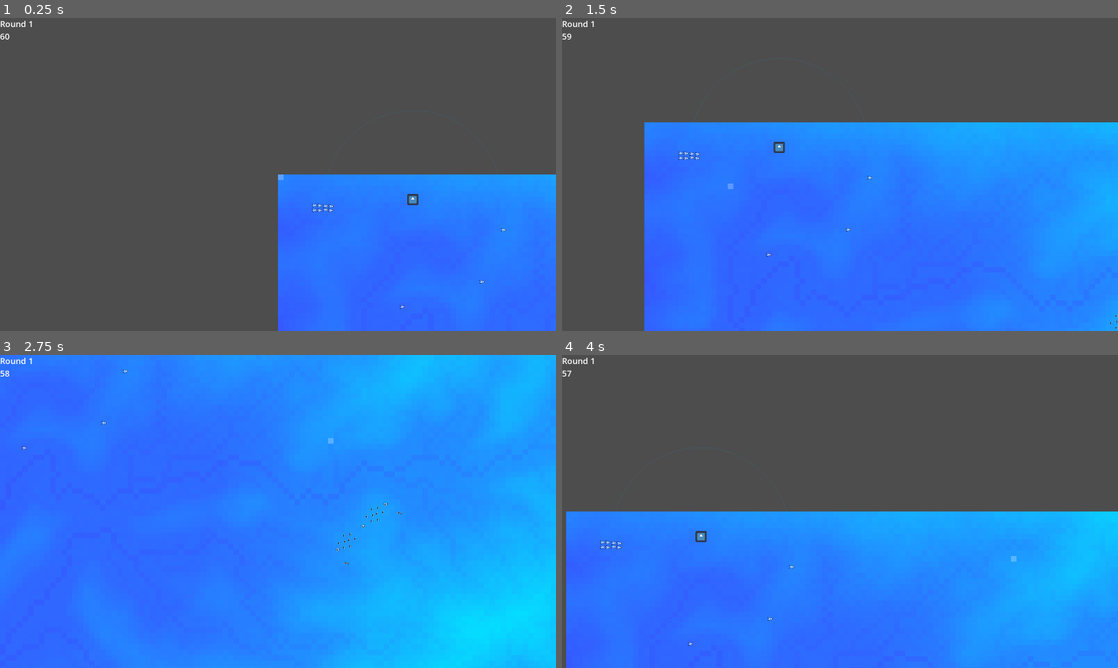
Above: before the commit, frames 1-4 (two rows, left to right).
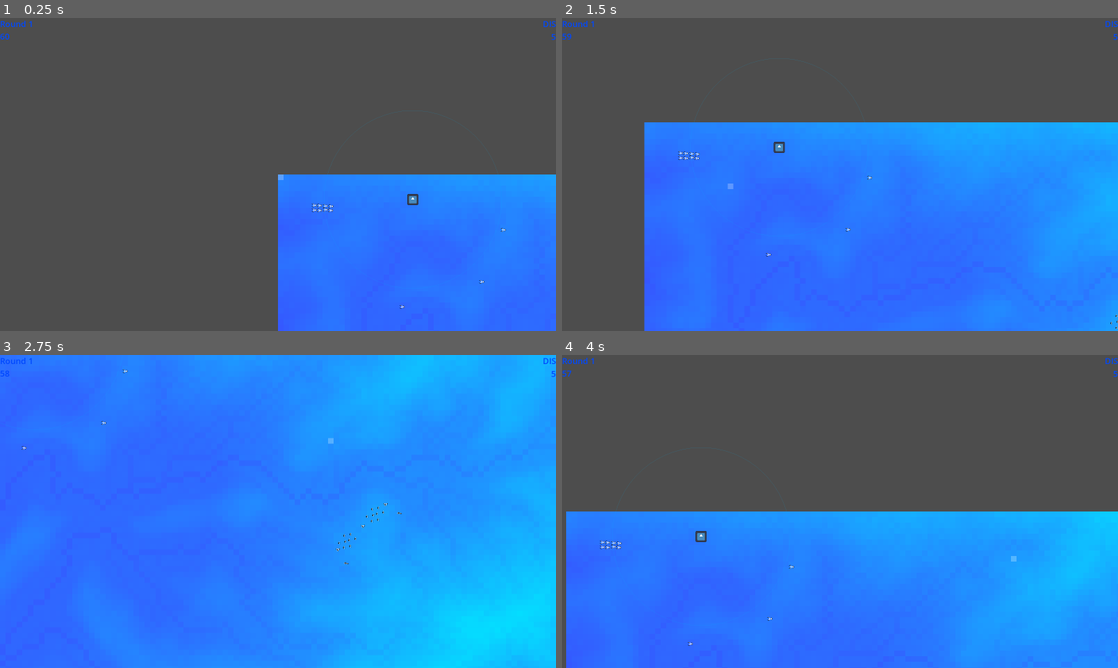
Above: after the commit, the same moments.

Repository: ethan555/terrain-game
Game: Godot game, scene res://Levels/level.tscn
The game is run twice, just before and just after one commit, with the same random seed, the same clock (stepped at 60 frames per second) and the same inputs. The engine's default icon, where the game draws it, is replaced by a stand-in: a white triangle on a blue panel in a dark square.
Inputs (mouse positions are in pixels of both pictures, inside the frame that each line leads up to):
- Up to frame 1 (0.25 s): no input
- Up to frame 2 (1.5 s): tap Enter at 0.5 s; move the mouse to (973, 199) at 0.52 s; hold D (right) 0.53-1.28 s; hold R (spawn_unit_0) 0.53-1.28 s; click (973, 199) at 0.67 s; tap T (spawn_unit_1) at 0.8, 1.35 s; move the mouse to (728, 190) at 1.27 s; hold S (down) from 1.28 s (still down); click (728, 190) at 1.42 s
- Up to frame 3 (2.75 s): tap F (spawn_unit_2) at 1.55 s; move the mouse to (333, 442) at 2.02 s; release S (down) at 2.03 s; hold D (right) from 2.03 s (still down); hold F (spawn_unit_2) from 2.03 s (still down); click (333, 442) at 2.17 s; tap G (spawn_unit_3) at 2.3 s
- Up to frame 4 (4 s): move the mouse to (812, 574) at 2.77 s; release D (right) at 2.78 s; release F (spawn_unit_2) at 2.78 s; hold W (up) 2.78-3.53 s; tap G (spawn_unit_3) at 2.85 s; click (812, 574) at 2.92 s; tap V (spawn_unit_4) at 3.05 s; move the mouse to (1006, 558) at 3.52 s; hold A (left) from 3.53 s (still down); hold V (spawn_unit_4) from 3.53 s (still down); click (1006, 558) at 3.67 s; tap B (spawn_unit_5) at 3.8 s

The runs differ from the first frame. In frame 1, 0.1% of the frame differs, in the area x 0-100%, y 0-8%; in frame 2, 0.1%; in frame 3, 0.1%; in frame 4, 0.1%.

Commit message:
Player faction resources, cost, ui

Diff:
--- a/Buildings/BuildAction.gd
+++ b/Buildings/BuildAction.gd
@@ -4,5 +4,10 @@
 @export var cost := 0
 @export var icon : Texture2D
 
-func check(controller: Controller):
+@export var spawn_area : PackedScene
+
+func check(controller: Controller, faction: Faction):
     pass
+
+func attempt(controller: Controller, faction: Faction):
+    return controller.attempt_cost(cost, faction)
--- a/Buildings/Mech/factory.tscn
+++ b/Buildings/Mech/factory.tscn
@@ -1,10 +1,39 @@
-[gd_scene load_steps=8 format=3 uid="uid://ctnx3asmiv0xs"]
+[gd_scene load_steps=17 format=3 uid="uid://ctnx3asmiv0xs"]
 
 [ext_resource type="PackedScene" uid="uid://baaccbp77y6p8" path="res://Buildings/building.tscn" id="1_2ywug"]
+[ext_resource type="Texture2D" uid="uid://dedlg4gomgelg" path="res://Assets/Units/infantry/infantry_body.png" id="2_71838"]
 [ext_resource type="PackedScene" uid="uid://dx835s7g2fh6" path="res://Buildings/SpawnAreas/spawn_infantry.tscn" id="2_bw6nq"]
 [ext_resource type="PackedScene" uid="uid://dahmf2tr3o5bo" path="res://Buildings/SpawnAreas/spawn_cannon.tscn" id="3_ek5cb"]
+[ext_resource type="Script" path="res://Buildings/BuildAction.gd" id="3_op7l0"]
 [ext_resource type="PackedScene" uid="uid://c5l5btoolddsr" path="res://Buildings/SpawnAreas/spawn_railgunner.tscn" id="4_6x1nf"]
+[ext_resource type="Texture2D" uid="uid://b1iyucpgugrr2" path="res://Assets/Units/cannon/cannon_body.png" id="5_0qibv"]
 [ext_resource type="PackedScene" uid="uid://i0u0a630t1in" path="res://Buildings/SpawnAreas/spawn_officer.tscn" id="5_sd2k4"]
+[ext_resource type="Texture2D" uid="uid://dfmkk5126307s" path="res://Assets/Units/railgunner/railgunner_body.png" id="7_ncm5f"]
+[ext_resource type="Texture2D" uid="uid://sasnloj315gu" path="res://Assets/Units/officer/officer_body.png" id="9_fdg13"]
+
+[sub_resource type="Resource" id="Resource_ah453"]
+script = ExtResource("3_op7l0")
+cost = 2
+icon = ExtResource("2_71838")
+spawn_area = ExtResource("2_bw6nq")
+
+[sub_resource type="Resource" id="Resource_w7r84"]
+script = ExtResource("3_op7l0")
+cost = 2
+icon = ExtResource("5_0qibv")
+spawn_area = ExtResource("3_ek5cb")
+
+[sub_resource type="Resource" id="Resource_pi1ud"]
+script = ExtResource("3_op7l0")
+cost = 3
+icon = ExtResource("7_ncm5f")
+spawn_area = ExtResource("4_6x1nf")
+
+[sub_resource type="Resource" id="Resource_ml1q6"]
+script = ExtResource("3_op7l0")
+cost = 2
+icon = ExtResource("9_fdg13")
+spawn_area = ExtResource("5_sd2k4")
 
 [sub_resource type="CircleShape2D" id="CircleShape2D_o5cxf"]
 radius = 16.0
@@ -13,6 +42,7 @@
 size = Vector2(32, 32)
 
 [node name="Factory" instance=ExtResource("1_2ywug")]
+build_actions = Array[ExtResource("3_op7l0")]([SubResource("Resource_ah453"), SubResource("Resource_w7r84"), SubResource("Resource_pi1ud"), SubResource("Resource_ml1q6")])
 spawn_areas = Array[PackedScene]([ExtResource("2_bw6nq"), ExtResource("3_ek5cb"), ExtResource("4_6x1nf"), ExtResource("5_sd2k4")])
 spawn_radius = 256.0
 
--- /dev/null
+++ b/Buildings/SpawnAreas/spawn_factory.tscn
@@ -0,0 +1,23 @@
+[gd_scene load_steps=6 format=3 uid="uid://i7vo7t75bwx5"]
+
+[ext_resource type="PackedScene" uid="uid://tcynejlyen4i" path="res://Buildings/spawn_area.tscn" id="1_1t2ja"]
+[ext_resource type="PackedScene" uid="uid://ctnx3asmiv0xs" path="res://Buildings/Mech/factory.tscn" id="2_q078i"]
+[ext_resource type="Texture2D" uid="uid://jj42gpdwgqs8" path="res://icon.svg" id="3_6o5ha"]
+
+[sub_resource type="RectangleShape2D" id="RectangleShape2D_5w3c3"]
+resource_local_to_scene = true
+
+[sub_resource type="RectangleShape2D" id="RectangleShape2D_iv3ts"]
+resource_local_to_scene = true
+
+[node name="SpawnInfantry" instance=ExtResource("1_1t2ja")]
+charges = 1
+unit_scene = ExtResource("2_q078i")
+unit_texture = ExtResource("3_6o5ha")
+unit_scale = 2
+
+[node name="CollisionShape2D" parent="Area2D" index="0"]
+shape = SubResource("RectangleShape2D_5w3c3")
+
+[node name="CollisionShape2D" parent="SelectBox" index="1"]
+shape = SubResource("RectangleShape2D_iv3ts")
--- a/Buildings/SpawnAreas/spawn_infantry.tscn
+++ b/Buildings/SpawnAreas/spawn_infantry.tscn
@@ -10,7 +10,7 @@
 
 [node name="SpawnInfantry" instance=ExtResource("1_egpen")]
 unit_rows = 2
-unit_columns = 4
+unit_columns = 2
 
 [node name="CollisionShape2D" parent="Area2D" index="0"]
 shape = SubResource("RectangleShape2D_5w3c3")
--- /dev/null
+++ b/Buildings/SpawnAreas/spawn_levtank.tscn
@@ -0,0 +1,23 @@
+[gd_scene load_steps=6 format=3 uid="uid://bxy7srwvrofs8"]
+
+[ext_resource type="PackedScene" uid="uid://tcynejlyen4i" path="res://Buildings/spawn_area.tscn" id="1_7cffh"]
+[ext_resource type="PackedScene" uid="uid://dl7w4uuif7bsv" path="res://Units/Mech/levtank.tscn" id="2_56m8j"]
+[ext_resource type="Texture2D" uid="uid://8x65l7nwj2pi" path="res://Assets/Units/levtank/levtank_body.png" id="3_0tj6n"]
+
+[sub_resource type="RectangleShape2D" id="RectangleShape2D_5w3c3"]
+resource_local_to_scene = true
+
+[sub_resource type="RectangleShape2D" id="RectangleShape2D_iv3ts"]
+resource_local_to_scene = true
+
+[node name="SpawnInfantry" instance=ExtResource("1_7cffh")]
+unit_rows = 2
+unit_columns = 2
+unit_scene = ExtResource("2_56m8j")
+unit_texture = ExtResource("3_0tj6n")
+
+[node name="CollisionShape2D" parent="Area2D" index="0"]
+shape = SubResource("RectangleShape2D_5w3c3")
+
+[node name="CollisionShape2D" parent="SelectBox" index="1"]
+shape = SubResource("RectangleShape2D_iv3ts")
--- a/Buildings/building.gd
+++ b/Buildings/building.gd
@@ -75,8 +75,12 @@
     controller.set_selected(inst, false, true)
 
 func add_spawning_area(index: int):
-    if index >= len(spawn_areas):
+    if index >= len(build_actions):
         return
+    var action := build_actions[index]
+    if not action.attempt(controller, faction):
+        return
+    # Successfully paid
     create_spawn_area(index)
 
 func _on_select_click():
--- /dev/null
+++ b/Control/ControlLabelSettings.tres
@@ -0,0 +1,8 @@
+[gd_resource type="LabelSettings" load_steps=2 format=3 uid="uid://c3wodmvh706v8"]
+
+[ext_resource type="SystemFont" uid="uid://b2s55y78f8077" path="res://Terrain/terrain.tres" id="1_cjge4"]
+
+[resource]
+resource_local_to_scene = true
+font = ExtResource("1_cjge4")
+font_size = 24
--- a/Control/Controller.gd
+++ b/Control/Controller.gd
@@ -16,13 +16,14 @@
     State.Destroying: -1.0
 }
 
-@onready var ui := get_node("/root/Level/UI")
+@onready var ui : UI = get_node("/root/Level/UI")
 @onready var timer : Timer = $Timer
 
 var current_state = State.Building
 
 # var energy := 3
-var starting_faction_resources : Array[FactionResources]
+@export var starting_faction_resources : Array[FactionResources]
+var player_faction : String
 var faction_resources : Dictionary = {}
 
 var selected_stack : Array[Node2D] = []
@@ -32,8 +33,11 @@
 signal terrain_click
 
 func init_faction_resources():
+    # Player will be the first faction
+    player_faction = starting_faction_resources[0].faction.faction_name
     for sfr in starting_faction_resources:
-        faction_resources[sfr.faction.name] = sfr
+        faction_resources[sfr.faction.faction_name] = sfr
+    ui.init_player_faction(faction_resources[player_faction])
 
 func _ready():
     timer.connect("timeout", round_timeout)
@@ -51,7 +55,8 @@
             current_state = State.Play
             var spawning_round : bool = round_counter % 3 == 0
             next_round_signal.emit(round_counter, spawning_round)
-            ui.get_node("RoundLabel").text = "Round " + str(round_counter + 1)
+            ui.update_round_label(round_counter + 1)
+            # ui.get_node("RoundLabel").text = "Round " + str(round_counter + 1)
             round_counter += 1
     timer.start(round_timeouts[current_state])
 
@@ -118,6 +123,24 @@
     else:
         terrain_click.emit()
 
+## Attempt to pay the cost of an action from the `faction`.
+## If successful, the `cost` is paid and return `true`
+## If unsuccessful, the `cost` is not paid, and return `false`
+func attempt_cost(cost, faction: Faction) -> bool:
+    if faction.faction_name not in faction_resources:
+        push_error("Invalid faction: " + faction.faction_name)
+        return false
+    # If faction can afford, pay the cost
+    var faction_resource : FactionResources = faction_resources[faction.faction_name]
+    if faction_resource.energy >= cost:
+        faction_resource.energy -= cost
+        # faction_resources[faction.faction_name] -= cost
+        if faction.faction_name == player_faction:
+            ui.update_player_faction(faction_resource)
+            # ui.update_player_faction(faction_resources[faction.faction_name])
+        return true
+    return false
+
 func _input(event):
     if event.is_action_pressed("end_turn"):
         if current_state == State.Building:
@@ -143,7 +166,8 @@
             build(delta)
         State.Destroying:
             pass
-    ui.get_node("ControlTimer").text = str(ceil(timer.time_left))
+    # ui.get_node("ControlTimer").text = str(ceil(timer.time_left))
+    ui.update_control_timer(ceil(timer.time_left))
 
 func play(delta):
     pass
--- /dev/null
+++ b/Control/Factions/dis_faction.tres
@@ -0,0 +1,10 @@
+[gd_resource type="Resource" script_class="Faction" load_steps=2 format=3 uid="uid://cuvur75tq2w05"]
+
+[ext_resource type="Script" path="res://Units/Faction.gd" id="1_tlstf"]
+
+[resource]
+script = ExtResource("1_tlstf")
+id = 0
+faction_name = "DIS"
+color = Color(0, 0.282353, 1, 1)
+allies = Array[String]([])
--- /dev/null
+++ b/Control/Factions/seekers_faction.tres
@@ -0,0 +1,10 @@
+[gd_resource type="Resource" script_class="Faction" load_steps=2 format=3 uid="uid://dfkwra04u4qfv"]
+
+[ext_resource type="Script" path="res://Units/Faction.gd" id="1_lv86d"]
+
+[resource]
+script = ExtResource("1_lv86d")
+id = 1
+faction_name = "Seekers"
+color = Color(1, 0, 0, 1)
+allies = Array[String]([])
--- /dev/null
+++ b/Control/UI.gd
@@ -0,0 +1,26 @@
+class_name UI
+extends CanvasLayer
+
+@onready var control_timer : Label = $ControlTimer
+@onready var round_label : Label = $RoundLabel
+
+@onready var player_faction_name : Label = $PlayerFactionName
+@onready var player_faction_resources : Label = $PlayerFactionResources
+
+func init_player_faction(resources: FactionResources):
+    player_faction_name.text = resources.faction.faction_name
+    player_faction_name.label_settings.font_color = resources.faction.color
+
+    player_faction_resources.text = str(resources.energy)
+    player_faction_resources.label_settings.font_color = resources.faction.color
+
+func update_control_timer(control_time: float):
+    control_timer.text = str(control_time)
+
+func update_round_label(round_counter: int):
+    round_label.text = "Round " + str(round_counter)
+
+func update_player_faction(resources: FactionResources):
+    player_faction_name.text = resources.faction.faction_name
+
+    player_faction_resources.text = str(resources.energy)
--- a/Control/ui.tscn
+++ b/Control/ui.tscn
@@ -1,26 +1,37 @@
-[gd_scene load_steps=4 format=3 uid="uid://bjvh7sb02ldwp"]
+[gd_scene load_steps=3 format=3 uid="uid://bjvh7sb02ldwp"]
 
-[ext_resource type="SystemFont" uid="uid://b2s55y78f8077" path="res://Terrain/terrain.tres" id="1_d4nmv"]
-
-[sub_resource type="LabelSettings" id="LabelSettings_h5ti1"]
-font = ExtResource("1_d4nmv")
-font_size = 24
-
-[sub_resource type="LabelSettings" id="LabelSettings_xyy50"]
-font = ExtResource("1_d4nmv")
-font_size = 24
+[ext_resource type="Script" path="res://Control/UI.gd" id="1_rgglh"]
+[ext_resource type="LabelSettings" uid="uid://c3wodmvh706v8" path="res://Control/ControlLabelSettings.tres" id="3_leosx"]
 
 [node name="UI" type="CanvasLayer"]
+script = ExtResource("1_rgglh")
 
 [node name="ControlTimer" type="Label" parent="."]
 offset_top = 36.0
 offset_right = 27.0
 offset_bottom = 75.0
 text = "0"
-label_settings = SubResource("LabelSettings_h5ti1")
+label_settings = ExtResource("3_leosx")
 
 [node name="RoundLabel" type="Label" parent="."]
 offset_right = 40.0
 offset_bottom = 23.0
 text = "Round 1"
-label_settings = SubResource("LabelSettings_xyy50")
+label_settings = ExtResource("3_leosx")
+
+[node name="PlayerFactionName" type="Label" parent="."]
+offset_left = 1515.0
+offset_right = 1600.0
+offset_bottom = 37.0
+text = "Faction"
+label_settings = ExtResource("3_leosx")
+horizontal_alignment = 2
+
+[node name="PlayerFactionResources" type="Label" parent="."]
+offset_left = 1526.0
+offset_top = 37.0
+offset_right = 1600.0
+offset_bottom = 74.0
+text = "0"
+label_settings = ExtResource("3_leosx")
+horizontal_alignment = 2
--- a/Levels/level.tscn
+++ b/Levels/level.tscn
@@ -7,10 +7,23 @@
 [ext_resource type="Script" path="res://Units/Faction.gd" id="4_6bcgg"]
 [ext_resource type="PackedScene" uid="uid://dl7w4uuif7bsv" path="res://Units/Mech/levtank.tscn" id="4_6ybn6"]
 [ext_resource type="PackedScene" uid="uid://bllpl8v71bihn" path="res://Control/wall.tscn" id="4_oe0rq"]
+[ext_resource type="Resource" uid="uid://cuvur75tq2w05" path="res://Control/Factions/dis_faction.tres" id="5_rf428"]
+[ext_resource type="Resource" uid="uid://dfkwra04u4qfv" path="res://Control/Factions/seekers_faction.tres" id="6_uvyhj"]
+[ext_resource type="Script" path="res://Control/FactionResources.gd" id="7_b0x2f"]
 [ext_resource type="PackedScene" uid="uid://ctnx3asmiv0xs" path="res://Buildings/Mech/factory.tscn" id="9_gi1d6"]
 [ext_resource type="PackedScene" uid="uid://bblffax8bb1uc" path="res://Units/Mech/infantry.tscn" id="9_x37bf"]
 [ext_resource type="PackedScene" uid="uid://va1d0lu63qbu" path="res://Units/Mech/cannon.tscn" id="10_ahnt5"]
 [ext_resource type="PackedScene" uid="uid://bwe0xla2snj4f" path="res://Units/Mech/railgunner.tscn" id="11_cmdd2"]
+
+[sub_resource type="Resource" id="Resource_tjun6"]
+script = ExtResource("7_b0x2f")
+faction = ExtResource("5_rf428")
+energy = 5
+
+[sub_resource type="Resource" id="Resource_4ui41"]
+script = ExtResource("7_b0x2f")
+faction = ExtResource("6_uvyhj")
+energy = 5
 
 [sub_resource type="Resource" id="Resource_fya7a"]
 script = ExtResource("4_6bcgg")
@@ -35,6 +48,8 @@
 [node name="UI" parent="." instance=ExtResource("3_lsrbq")]
 
 [node name="Controller" parent="." instance=ExtResource("3_km70m")]
+factions = Array[ExtResource("4_6bcgg")]([ExtResource("5_rf428"), ExtResource("6_uvyhj")])
+starting_faction_resources = Array[ExtResource("7_b0x2f")]([SubResource("Resource_tjun6"), SubResource("Resource_4ui41")])
 
 [node name="Wall" parent="." instance=ExtResource("4_oe0rq")]
 position = Vector2(-10, 2048)
--- a/Units/Mech/cannon.tscn
+++ b/Units/Mech/cannon.tscn
@@ -23,7 +23,6 @@
 primary = ExtResource("2_nhcw1")
 primary_time = 2.0
 primary_offset = Vector2(2, -3)
-move_speed = 50.0
 mass = 5.0
 
 [node name="CollisionShape2D" type="CollisionShape2D" parent="." index="0"]
--- a/Units/Mech/infantry.tscn
+++ b/Units/Mech/infantry.tscn
@@ -32,6 +32,9 @@
 shape = SubResource("CircleShape2D_1eg3w")
 debug_color = Color(0, 0.6, 0.701961, 0.0196078)
 
+[node name="Stats" parent="." index="4"]
+_SPEED = 50.0
+
 [node name="Boid" parent="." index="6"]
 radius = 8.0
 
--- a/Units/Mech/levtank.tscn
+++ b/Units/Mech/levtank.tscn
@@ -21,7 +21,6 @@
 [node name="Levtank" instance=ExtResource("1_7jt5f")]
 primary = ExtResource("2_7l3fm")
 primary_offset = Vector2(5, 0)
-move_speed = 160.0
 mass = 10.0
 
 [node name="CollisionShape2D" type="CollisionShape2D" parent="." index="0"]
@@ -41,6 +40,7 @@
 _HEALTH = 100.0
 _ARMOR = 1.0
 _SPEED = 160.0
+_VISION_RADIUS = 150.0
 
 [node name="Boid" parent="." index="6"]
 radius = 12.0
--- a/Units/Mech/officer.tscn
+++ b/Units/Mech/officer.tscn
@@ -25,7 +25,6 @@
 
 [node name="Infantry" instance=ExtResource("1_gd6mp")]
 primary_time = 0.5
-move_speed = 50.0
 mass = 2.0
 
 [node name="CollisionShape2D" type="CollisionShape2D" parent="." index="0"]
@@ -44,6 +43,7 @@
 [node name="Stats" parent="." index="4"]
 _HEALTH = 30.0
 _ARMOR = 1.0
+_SPEED = 50.0
 
 [node name="AuraCommand" type="Area2D" parent="." index="6"]
 collision_layer = 2
--- a/Units/Mech/railgunner.tscn
+++ b/Units/Mech/railgunner.tscn
@@ -20,11 +20,9 @@
 resource_local_to_scene = true
 
 [node name="Railgunner" instance=ExtResource("1_tqlwo")]
-vision_radius = 300.0
 primary = ExtResource("2_xnv58")
 primary_time = 3.0
 primary_offset = Vector2(5, 2)
-move_speed = 50.0
 
 [node name="CollisionShape2D" type="CollisionShape2D" parent="." index="0"]
 shape = SubResource("CircleShape2D_g8gjg")
@@ -39,5 +37,8 @@
 [node name="Sprite2D" parent="." index="3"]
 texture = ExtResource("3_mu73a")
 
+[node name="Stats" parent="." index="4"]
+_VISION_RADIUS = 300.0
+
 [node name="CollisionShape2D" parent="Boid" index="0"]
 shape = SubResource("CircleShape2D_v81ji")
--- a/Units/Stats.gd
+++ b/Units/Stats.gd
@@ -6,6 +6,10 @@
 @export var _HEALTH := 10.0
 @export var _ARMOR := 0.0
 @export var _SPEED : float = 100
+@export var _ACCELERATION : float = 100
+@export var _ROTATION_SPEED : float = 2 * PI
+
+@export var _VISION_RADIUS : float = 140
 
 var statuses : Dictionary
 var status_effects : Dictionary
@@ -16,7 +20,11 @@
 var health : float
 var armor : float
 var speed : float
+var rotation_speed : float = 2 * PI
+var acceleration : float = 100
 var attack_multiplier := 1.0
+
+var vision_radius : float = 140
 
 class ActiveStatus:
     var name : String
@@ -46,6 +54,10 @@
     health = _HEALTH
     armor = _ARMOR
     speed = _SPEED
+
+    rotation_speed = _ROTATION_SPEED
+    acceleration = _ACCELERATION
+    vision_radius = _VISION_RADIUS
 
 func damage(attack : Attack, delta := 1.0):
     health -= attack.get_damage(armor) * delta
--- a/Units/unit.gd
+++ b/Units/unit.gd
@@ -23,20 +23,20 @@
 @export_category("Stats")
 @export var faction : Faction
 
-@export var vision_radius : float = 140
+# @export var vision_radius : float = 140
 @export var primary := preload("res://Projectiles/bullet.tscn")
 @export var primary_time : float = 1
 @export var primary_offset : Vector2 = Vector2(0, 0)
 
 @export_category("Movement")
 @export var collision_moving_scale : float = .5
-@export var move_speed : float = 300
+# @export var move_speed : float = 300
 @export var acceleration : float = 100
 @export var push : float = 10
 
 @export var lax : float = 1.0
 # @export var lax_rate : float = 10.0
-@export var rotation_speed : float = 3 * PI
+# @export var rotation_speed : float = 3 * PI
 @export var FRICTION : float = 100 * 9.8
 
 @export var mobile : bool = false
@@ -62,7 +62,7 @@
 # var boids : Dictionary = {}
 
 func _ready():
-    vision.update_vision_radius(vision_radius)
+    vision.update_vision_radius(stats.vision_radius)
     vision.enemy_in_range.connect(_on_enemy_in_range)
     vision.enemy_left_range.connect(_on_enemy_left_range)
 
@@ -86,6 +86,7 @@
             potential_targets[unit.name] = unit
         else:
             target = unit
+    print(str(len(potential_targets)))
     # elif unit is Unit:
     #     boids[unit.name] = unit
     # else:
@@ -110,7 +111,7 @@
     if not get_new:
         return false
 
-    var min_dist := vision_radius + 1
+    var min_dist := stats.vision_radius + 1
     for n in potential_targets.keys():
         if !is_instance_valid(potential_targets[n]):
             potential_targets.erase(n)
@@ -143,8 +144,8 @@
     return (target.global_position - global_position).length()
 
 func verify_target(get_new_if_false: bool) -> bool:
-    if target == null:
-        return false
+    # if target == null:
+    #     return false
     if !is_instance_valid(target):
         return reset_target(get_new_if_false)
     return true
@@ -154,7 +155,7 @@
         return
     # Aim at target
     target_angle = (target.global_position - global_position).angle()
-    if not primary_ready or Utils.angle_distance(rotation, target_angle) > rotation_speed * delta:
+    if not primary_ready or Utils.angle_distance(rotation, target_angle) > stats.rotation_speed * delta:
         return
     shoot(primary)
     primary_ready = false
@@ -257,12 +258,12 @@
     # update_target_velocity(_delta)
 
     if target_velocity.length() > 0:
-        velocity = Utils.approach_vector(velocity, target_velocity, acceleration)
+        velocity = Utils.approach_vector(velocity, target_velocity, stats.acceleration)
     else:
         velocity = Utils.approach_vector(velocity, target_velocity, FRICTION * _delta)
 
     # ai_target(_delta)
-    rotation = Utils.approach_angle(rotation, target_angle, rotation_speed * _delta)
+    rotation = Utils.approach_angle(rotation, target_angle, stats.rotation_speed * _delta)
     # var collision := move_and_collide(velocity * _delta)
     # if collision:
     #     var collision_vector : Vector2 = collision.get_collider().global_position - global_position
--- a/Units/unit.tscn
+++ b/Units/unit.tscn
@@ -27,6 +27,7 @@
 texture = ExtResource("2_5tmj6")
 
 [node name="Stats" parent="." instance=ExtResource("3_6f5mt")]
+_SPEED = 50.0
 
 [node name="PrimaryTimer" type="Timer" parent="."]
 
Not shown: 1 places in Levels/level.tscn that only renumber resources
